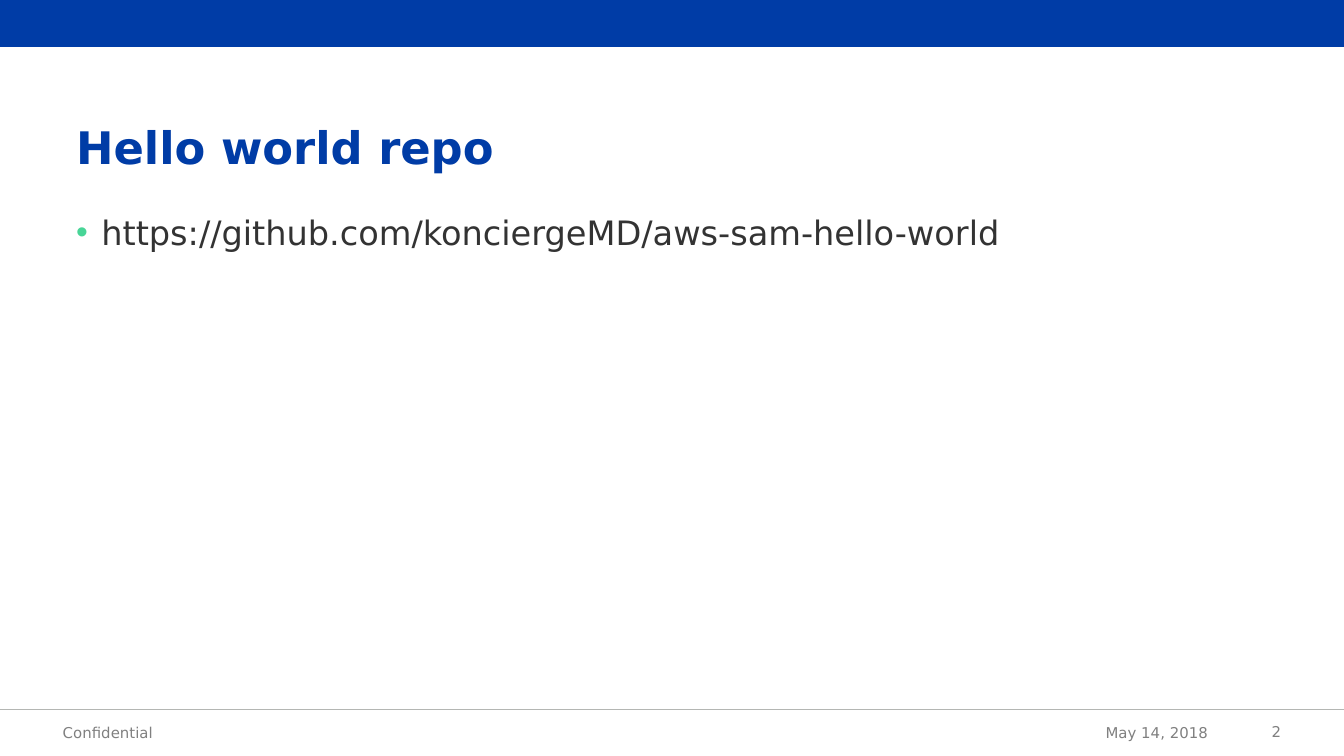
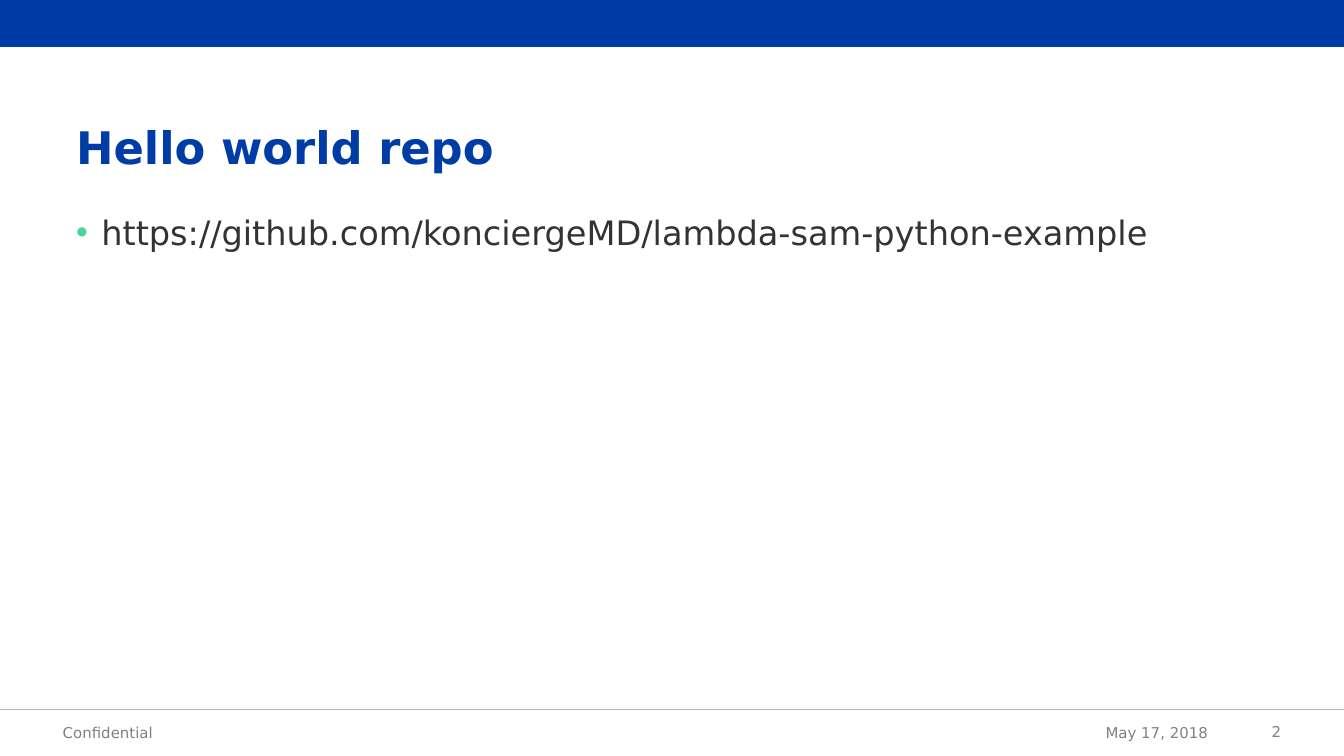
Before and after one commit to jakubzeman-acc/aws-sam-hello-world, a slide deck: slide 2 of demo.pptx. Drawn at 1344x756 pixels with LibreOffice and Linux fonts; fonts in the diff are those of the drawing; background and template pictures are left out. Boxes give left, top, right and bottom in pixels: in the first picture for what was removed or moved away, otherwise in the second. Text is boxed around its words. In the diff, an @@ line names an element or a change of style, - is before the commit and + after.

```diff
--- a/demo.pptx
+++ b/demo.pptx
@@ text at bbox=[101, 219, 1147, 252]: text changed @@
-• https://github.com/konciergeMD/aws-sam-hello-world
+• https://github.com/konciergeMD/lambda-sam-python-example
@@ text at bbox=[1106, 727, 1208, 741]: text changed @@
-May 14, 2018
+May 17, 2018
```
Also in this commit, not shown: 4 other slides changed, 2 slides added.
